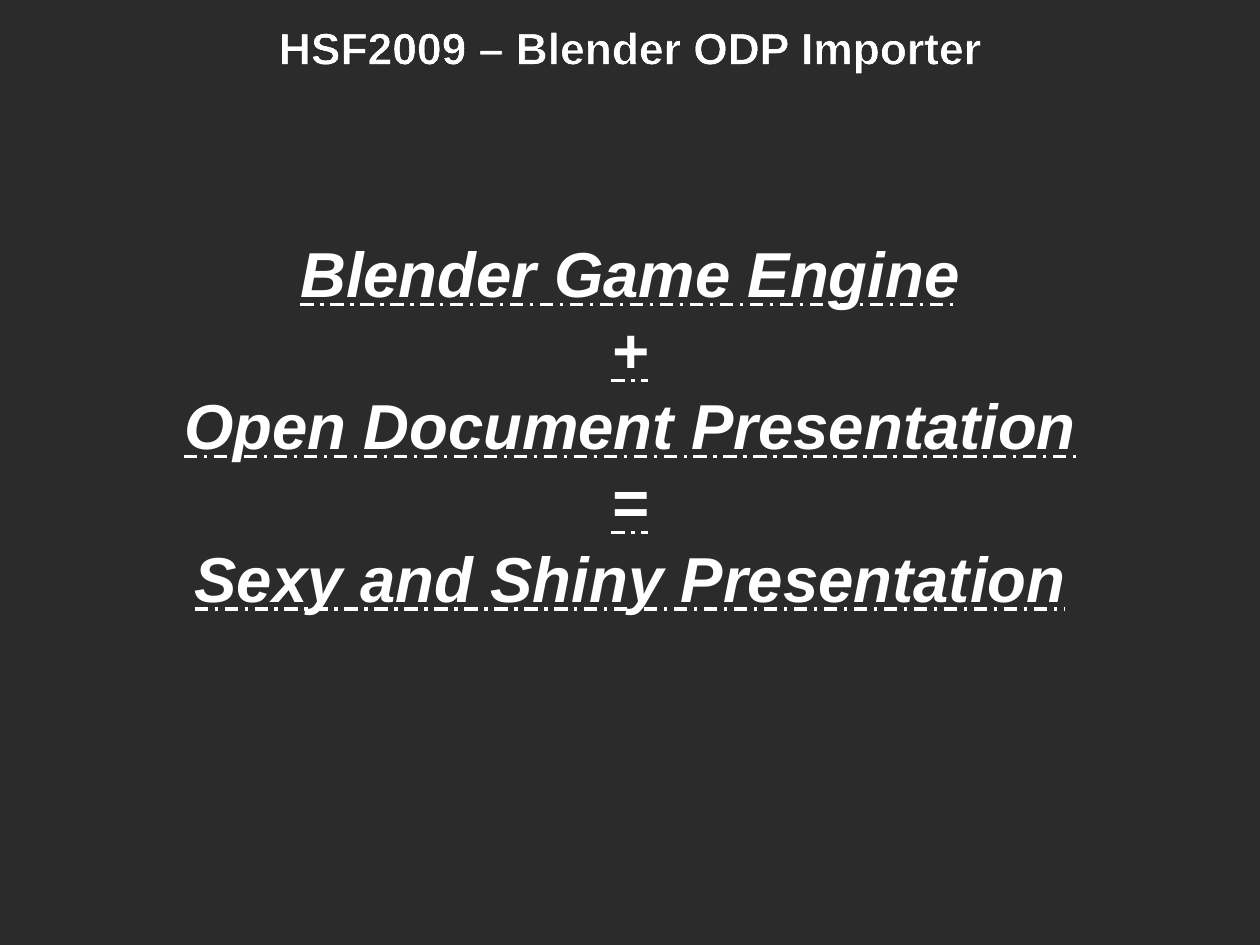
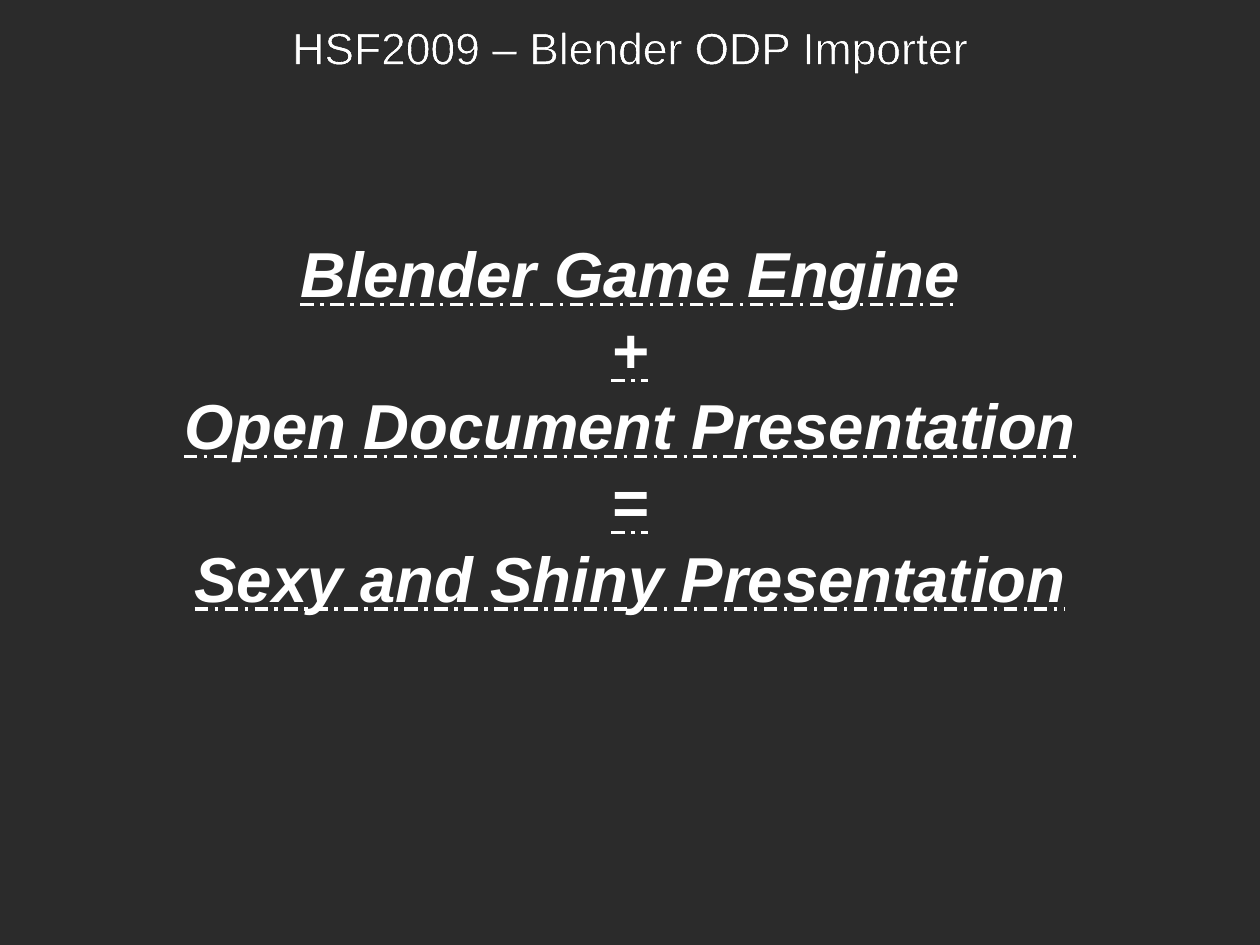
Before and after one commit to kiniou/blender-smooth-slides, a slide deck: slide 1 of import/doc/HSF2009.odp. Drawn at 1260x945 pixels with LibreOffice and Linux fonts; fonts in the diff are those of the drawing; background and template pictures are left out; a plain dark background stands for a picture behind light text. Boxes give left, top, right and bottom in pixels: in the first picture for what was removed or moved away, otherwise in the second. Text is boxed around its words. In the diff, an @@ line names an element or a change of style, - is before the commit and + after.

```diff
--- a/import/doc/HSF2009.odp
+++ b/import/doc/HSF2009.odp
@@ title "HSF2009 – Blender ODP Importer" at (x1=292, y1=32, x2=967, y2=73): bold off @@
```
Also in this commit, not shown: 2 other slides changed, 1 other file.
